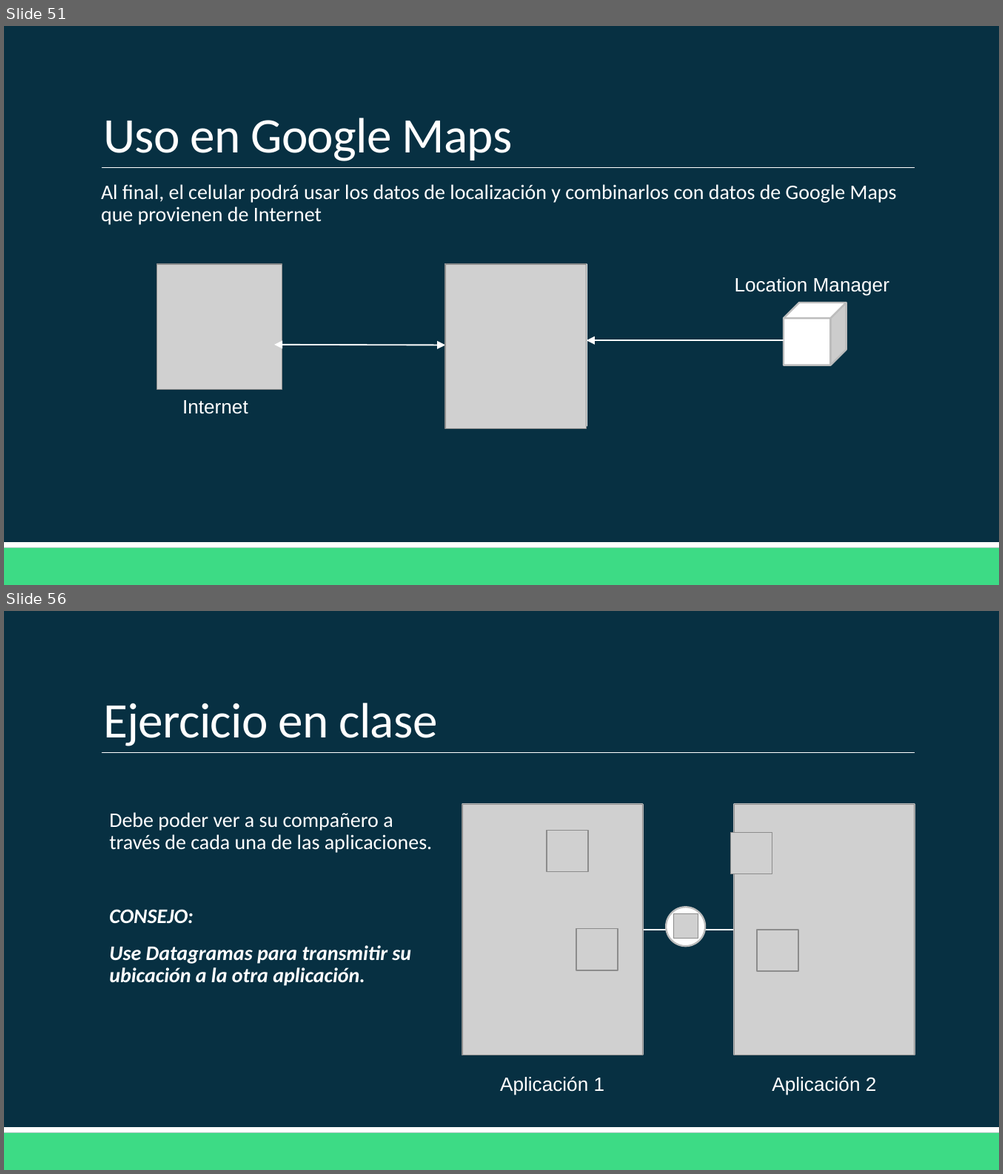
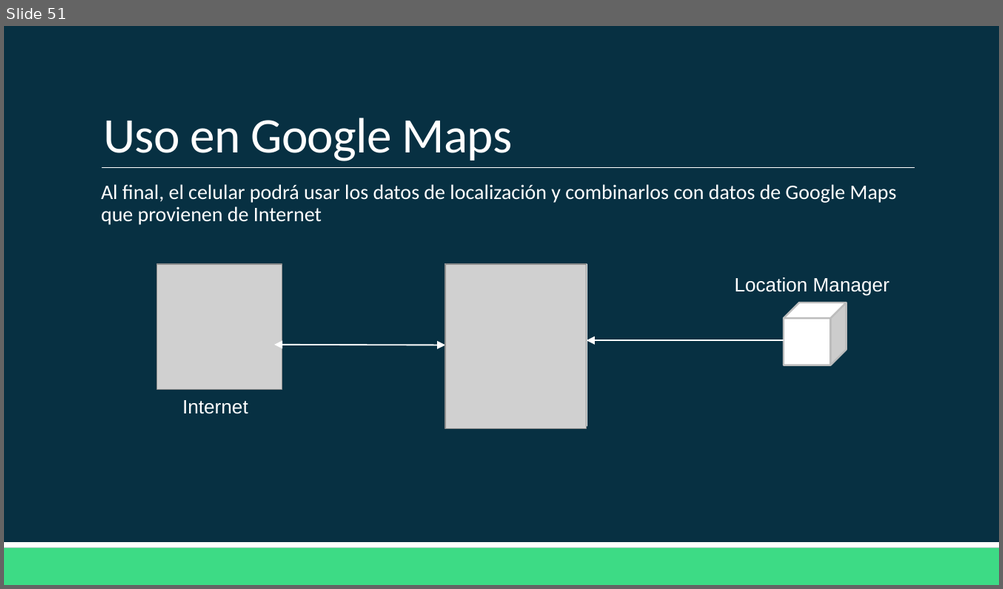
Before and after one commit to Domiciano/AppMoviles201, a slide deck: Clase 8/Clase 8.pptx. Shown one above the other, each under a label of ours: slides 51 and 56 before the commit, slide 51 after it; the slides between them are not shown. The pictures are 1003x1174 and 1003x589 pixels, drawn with LibreOffice and Linux fonts; fonts in the diff are those of the drawing; grey boxes stand for pictures. Boxes give left, top, right and bottom in pixels: in the first picture for what was removed or moved away, otherwise in the second. Text is boxed around its words. In the diff, an @@ line names an element or a change of style, - is before the commit and + after.

```diff
--- a/Clase 8/Clase 8.pptx
+++ b/Clase 8/Clase 8.pptx
@@ slide 56 removed at [4, 611, 999, 1170], background #073042; not listed: 3 template elements that a slide beside it also shows @@
@@ title removed at [103, 703, 437, 746] @@
-Ejercicio en clase
@@ rectangle removed at [463, 805, 643, 1056] @@
@@ picture removed at [463, 805, 643, 1056] @@
@@ rectangle removed at [734, 805, 914, 1056] @@
@@ picture removed at [734, 805, 914, 1056] @@
@@ text removed at [109, 812, 432, 986] @@
-  Debe poder ver a su compañero a través de cada una de las aplicaciones.
-  CONSEJO:
-  Use Datagramas para transmitir su ubicación a la otra aplicación.
@@ picture removed at [546, 831, 588, 872] @@
@@ picture removed at [730, 833, 772, 874] @@
@@ ellipse removed at [666, 908, 704, 946] @@
@@ picture removed at [674, 914, 697, 938] @@
@@ picture removed at [576, 929, 617, 971] @@
@@ line removed from (626, 930) to (674, 930) @@
@@ line removed from (697, 930) to (744, 930) @@
@@ picture removed at [757, 930, 799, 972] @@
@@ text removed at [500, 1076, 605, 1096] @@
-Aplicación 1
@@ text removed at [771, 1076, 876, 1096] @@
-Aplicación 2
```
Also in this commit, not shown: 3 slides changed, 1 slide added, 1 other slide removed.
